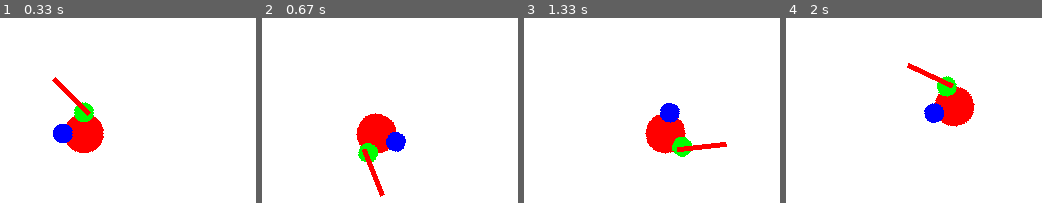
Above: before the commit, frames 1-4 (left to right).
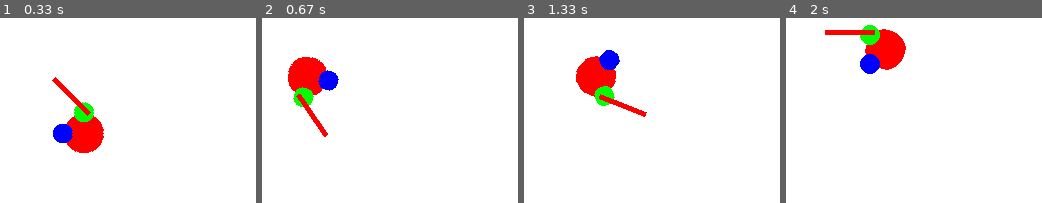
Above: after the commit, the same moments.

Repository: fjaviergb/Pygames-Hermanios
Game: pygame game, started from PruebaSuperPlayer.py
Two runs of this game, one before a commit and one after it. Both use one fixed random seed, a clock stepped at 60 frames per second and the inputs below.
Inputs (mouse positions are in pixels of both pictures, inside the frame that each line leads up to):
- Up to frame 1 (0.33 s): no input
- Up to frame 2 (0.67 s): hold Space from 0.33 s (still down); hold D from 0.33 s (still down); move the mouse to (outside the picture) at 0.37 s
- Up to frame 3 (1.33 s): release Space at 0.8 s; release D at 0.8 s; press the mouse at (552, 158) at 0.87 s; move the mouse to (outside the picture) at 0.97 s; release the mouse at (outside the picture) at 1.1 s; hold D from 1.17 s (still down); tap Space at 1.23 s; click (outside the picture) at 1.25 s
- Up to frame 4 (2 s): tap Space at 1.53, 1.73 s; release D at 1.63 s; hold W 1.67-1.97 s; click (839, 47) at 1.75 s

Frame 1 is identical in both runs. In frame 2, 7.6% of the frame differs, in the area x 10-57%, y 21-97%; in frame 3, 7.6%; in frame 4, 7.6%, in the area x 15-74%, y 3-59%.

Commit message:
Versión anterior; dash defectuoso

Diff:
--- a/SuperPlayer.py
+++ b/SuperPlayer.py
@@ -48,6 +48,31 @@
         self.tipo = 1
         self.env_sprites = pg.sprite.Group()
         self.blocking = False
+        self.dashing = False
+        self.xdash = 0
+        self.ydash = 0
+        self.dashcount = 0
+        self.dashCD = False
+        self.ratio = 0
+        self.dashCDcounter = 0
+
+    ###########################################################
+    # FUNCION AVANCE DASH
+    ###########################################################
+    def isDash(self, x, y,ratio):
+        for i in np.arange(0, 4, 0.5):
+            ratio = (self.dashcount + i) / self.dis
+            x += ratio * (self.xdash - self.x)
+            y += ratio * (self.ydash - self.y)
+            self.rect = self.image.get_rect(center = (x,y))
+            block_hit_list = pg.sprite.spritecollide(self, self.col_sprites, False)
+            block_hit_list_masked = pg.sprite.spritecollide(self, block_hit_list, False, pg.sprite.collide_mask)
+            if len(block_hit_list_masked) == 0:
+                pass
+            else:
+                return (i - 1)
+                break
+        return i
 
     ###########################################################
     # FUNCION COLISION ESPADA
@@ -142,24 +167,58 @@
     ###########################################################
     def update(self, player):
         keys = pg.key.get_pressed()
-
-        newX, newY = self.isWall(self.x, self.y)
-        self.x =  newX
-        self.y = newY
-
-        if keys[pg.K_a]:
-            self.x += self.isBlockX(-1)
-        if keys[pg.K_d]:
-            self.x += self.isBlockX(1)
-        if keys[pg.K_w]:
-            self.y += self.isBlockY(-1)
-        if keys[pg.K_s]:
-            self.y += self.isBlockY(1)
-
         button = pg.mouse.get_pressed()
         (xcursor, ycursor) = pg.mouse.get_pos()
         sen = ycursor - player.rect.centery
         cos = xcursor - player.rect.centerx
+
+        newX, newY = self.isWall(self.x, self.y)
+        self.x =  newX
+        self.y = newY
+
+        if keys[pg.K_SPACE] and not self.dashing and not self.dashCD:
+            self.dashing = True
+            self.xdash = abs(xcursor)
+            self.ydash = abs(ycursor)
+            self.dis = math.sqrt((self.xdash - self.x) ** 2 + (self.ydash - self.y) ** 2)
+
+        if self.dashing:
+            if self.dashcount < 24 and self.dashcount < self.dis:
+                self.dashcount += self.isDash(self.x,self.y, self.ratio)
+                self.ratio = self.dashcount / self.dis
+                self.x += self.ratio * (self.xdash - self.x)
+                self.y += self.ratio * (self.ydash - self.y)
+                self.rect = self.image.get_rect(center = (self.x,self.y))
+                block_hit_list = pg.sprite.spritecollide(self, self.col_sprites, False)
+                block_hit_list_masked = pg.sprite.spritecollide(self, block_hit_list, False, pg.sprite.collide_mask)
+                if len(block_hit_list_masked) != 0:
+                    self.dashCD = True
+                    self.dashcount = 0
+                    self.dashing = False
+
+            else:
+                self.dashCD = True
+                self.dashcount = 0
+                self.dashing = False
+
+        else:
+            if keys[pg.K_a]:
+               self.x += self.isBlockX(-1)
+            if keys[pg.K_d]:
+               self.x += self.isBlockX(1)
+            if keys[pg.K_w]:
+               self.y += self.isBlockY(-1)
+            if keys[pg.K_s]:
+               self.y += self.isBlockY(1)
+
+            if self.dashCD:
+                if self.dashCDcounter < 500:
+                    self.dashCDcounter += 1
+                else:
+                    self.dashcount = 0
+                    self.dashCDcounter = 0
+                    self.dashCD = False
+
 
         if keys[pg.K_LSHIFT] and not self.slashleft and not self.backleft and not self.slashright and not self.backright:
             self.anglehit = 0
